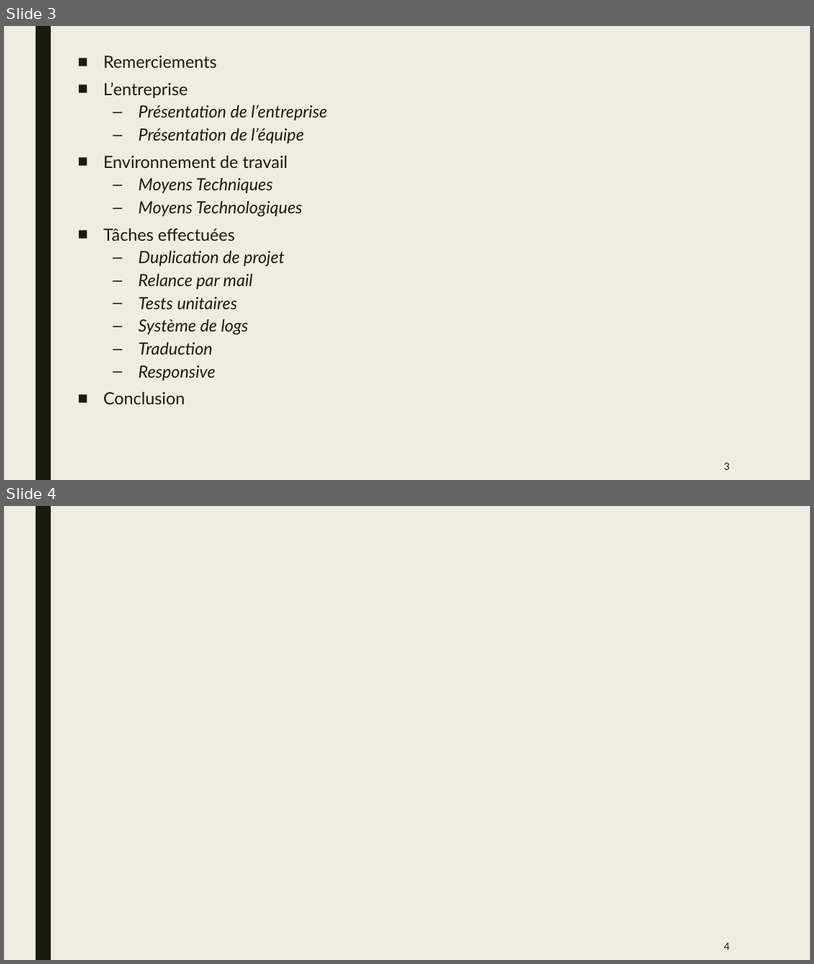
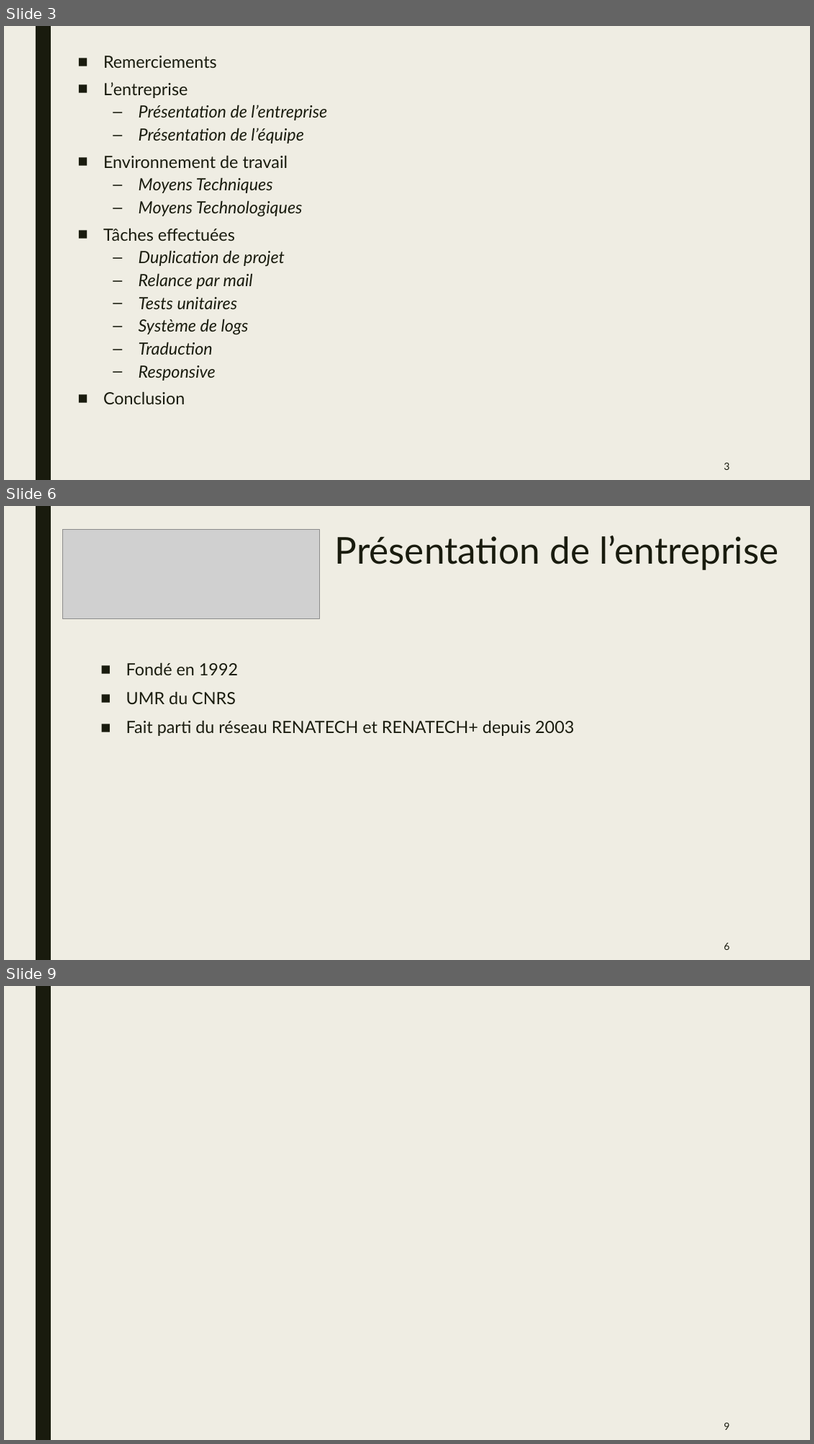
Before and after one commit to Yoan15/CDA22-23_yoan, a slide deck: ressources/CDA_Projet_Repotech_Yoan_Deconinck.pptx. Shown one above the other, each under a label of ours: slides 3 and 4 before the commit, slides 3, 6 and 9 after it; the slides between them are not shown. The pictures are 814x964 and 814x1444 pixels, drawn with LibreOffice and Linux fonts; fonts in the diff are those of the drawing; grey boxes stand for pictures. Boxes give left, top, right and bottom in pixels: in the first picture for what was removed or moved away, otherwise in the second. Text is boxed around its words. In the diff, an @@ line names an element or a change of style, - is before the commit and + after.

```diff
--- a/ressources/CDA_Projet_Repotech_Yoan_Deconinck.pptx
+++ b/ressources/CDA_Projet_Repotech_Yoan_Deconinck.pptx
@@ slide 6 added at (4,506,810,960), background #EFEDE3; not listed: 1 template element that a slide beside it also shows @@
@@ picture added at (63,530,320,618) @@
@@ title added at (335,536,779,570), 44 pt, text #191B0E @@
+Présentation de l’entreprise
@@ text added at (126,662,574,736), 20 pt, text #191B0E @@
+■ Fondé en 1992
+■ UMR du CNRS
+■ Fait parti du réseau RENATECH et RENATECH+ depuis 2003
@@ page number added at (724,942,730,950), 12 pt, text #191B0E @@
+6
@@ what was slide 4 is now slide 9 @@
@@ page number at (724,1422,730,1430): text changed @@
-4
+9
```
Also in this commit, not shown: 6 other slides added, 1 other file.
